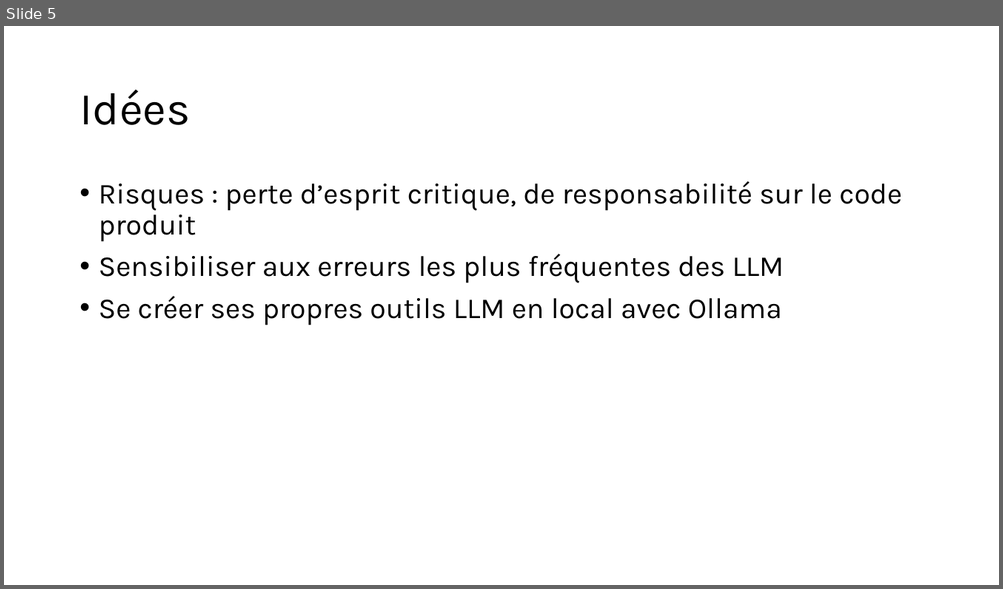
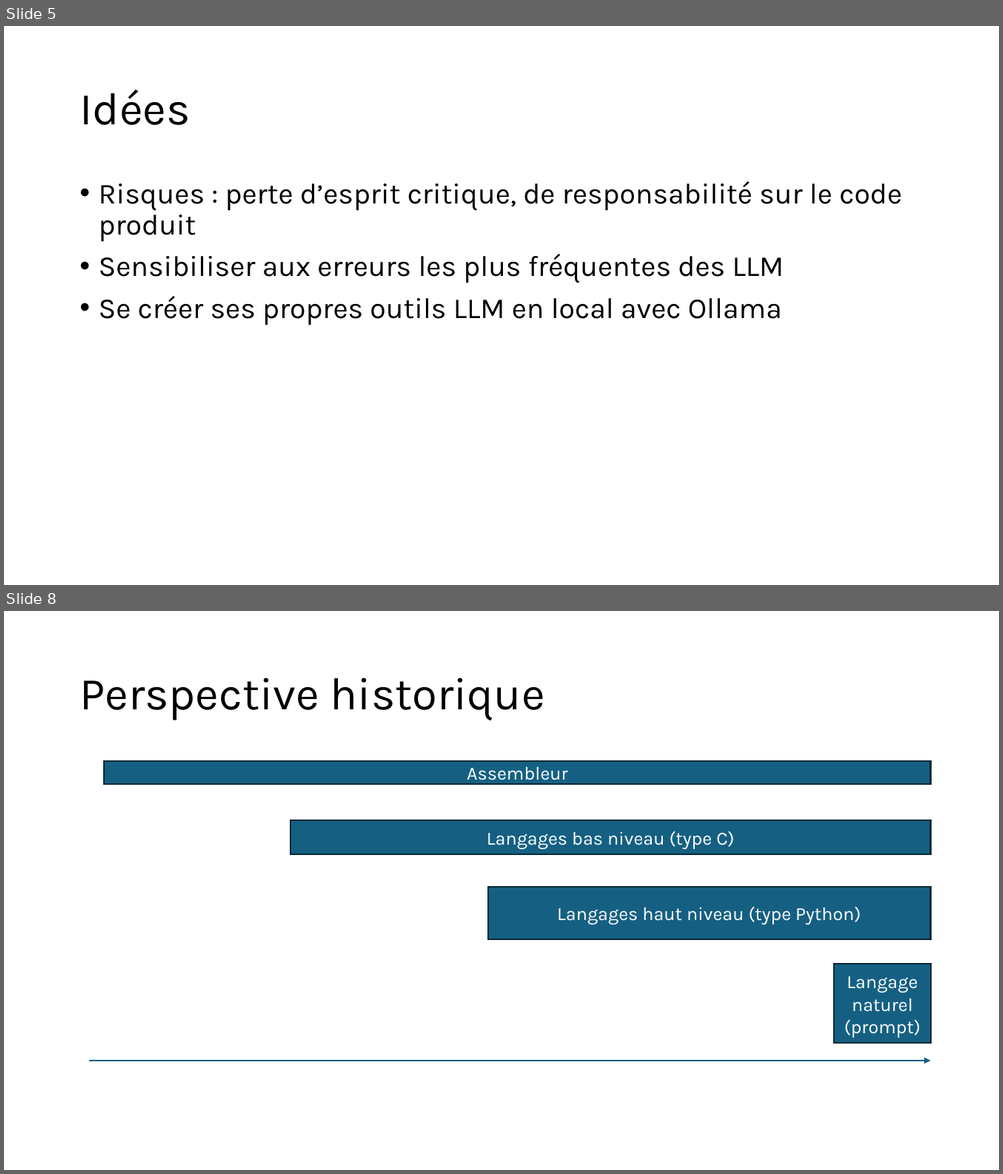
Before and after one commit to Pierre-Loic/prez-Pyconfr-2025, a slide deck: Prez Pyconfr.pptx. Shown one above the other, each under a label of ours: slide 5 before the commit, slides 5 and 8 after it; the slides between them are not shown. The pictures are 1003x589 and 1003x1174 pixels, drawn with LibreOffice and Linux fonts; fonts in the diff are those of the drawing. Boxes give left, top, right and bottom in pixels: in the first picture for what was removed or moved away, otherwise in the second. Text is boxed around its words. In the diff, an @@ line names an element or a change of style, - is before the commit and + after.

```diff
--- a/Prez Pyconfr.pptx
+++ b/Prez Pyconfr.pptx
@@ slide 8 added at bbox=[4, 611, 999, 1170], background #FFFFFF @@
@@ title added at bbox=[79, 678, 545, 721], 44 pt, text #000000 @@
+Perspective historique
@@ rectangle added at bbox=[104, 762, 930, 784], fill #156082, outline #092A39 1.5 pt, 18 pt, text #FFFFFF @@
+Assembleur
@@ rectangle added at bbox=[290, 820, 930, 854], fill #156082, outline #092A39 1.5 pt, 18 pt, text #FFFFFF @@
+Langages bas niveau (type C)
@@ rectangle added at bbox=[487, 887, 930, 940], fill #156082, outline #092A39 1.5 pt, 18 pt, text #FFFFFF @@
+Langages haut niveau (type Python)
@@ rectangle added at bbox=[834, 965, 930, 1044], fill #156082, outline #092A39 1.5 pt, 18 pt, text #FFFFFF @@
+Langage naturel (prompt)
@@ arrow added from (90, 1061) to (930, 1061), #156082 1.5 pt @@
```
Also in this commit, not shown: 3 slides changed, 5 other slides added.
